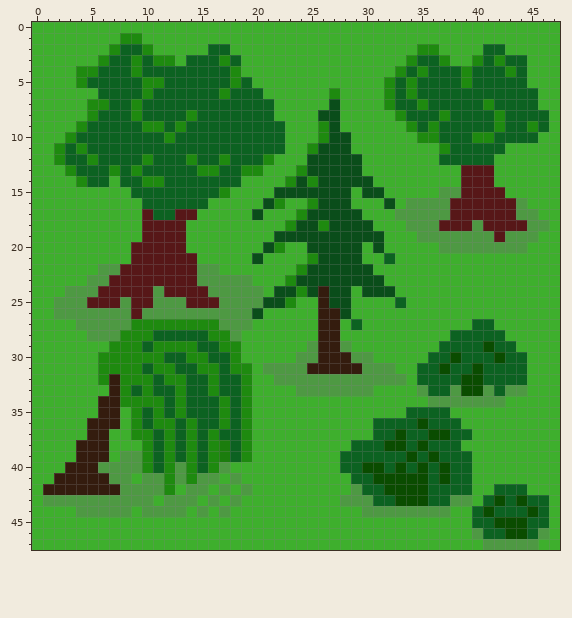
Two versions of one pixel-art sprite, fire/images/wald.png. Above: the version before the commit.
The file is 48x48 pixels.
The result:
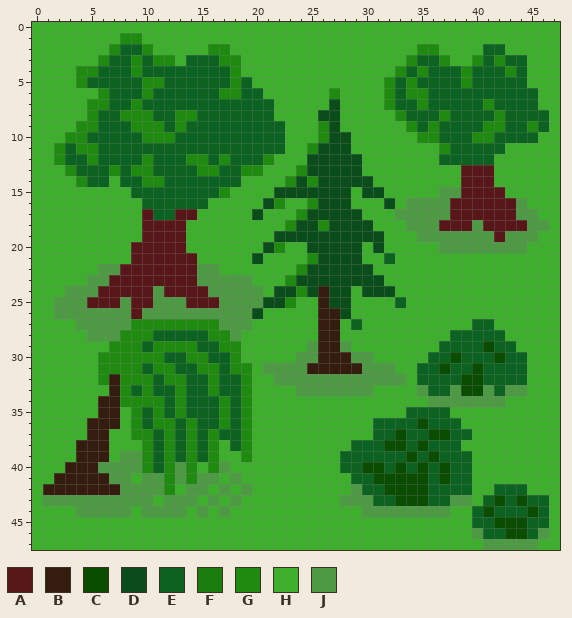
Palette (. is transparent): A #571718  B #341c0e  C #0a4c00  D #0a4d1a  E #0c6221  F #1b7d0d  G #1e8a0f  H #3eaf2d  J #4e9943
From old to new:
@@ x 0..47 @@
  1 HHHHHHHHGGHHHHHHHHHHHHHHHHHHHHHHHHHHHHHHHHHHHHHH
- 2 HHHHHHHGEEGHHHHHEEHHHHHHHHHHHHHHHHHGGHHHHEEHHHHH
- 3 HHHHHHGEEGEGGHEEEGEHHHHHHHHHHHHHHHGEEGHHGEGEEHHH
+ 2 HHHHHHHGEEGHHHHHGGHHHHHHHHHHHHHHHHHGGHHHHEEHHHHH
+ 3 HHHHHHGEEGEGGHEEEGGHHHHHHHHHHHHHHHGEEGHHGEGEEHHH
  4 HHHHGGEEEGEEEEEEEEGHHHHHHHHHHHHHHGEGEEEGEEEGEHHH
  5 HHHHGEEEEEGGEEEEEEGEHHHHHHHHHHHHGEGEEEEGEEEEEHHH
- 6 HHHHHHEEEEGEEEEEEGEEEHHHHHHGHHHHGEGEEEEEEEEEEEHH
+ 6 HHHHHHGEEEGEEEEEEGGEEHHHHHHGHHHHGEGGEEEEEEEEEEHH
  7 HHHHHGGEEGEEEEEEEEEEEEHHHHHDHHHHGEEGEEEEEGEEEEHH
- 8 HHHHHGEEEGEEEEGEEEEEEEHHHHDDHHHHHGEEEGEEEEGEEEEH
- 9 HHHHGEEEEEGGEGEEEEEEEEEHHHGDHHHHHHGEGEEEEEGEEGEH
-10 HHHGEEEEEEEEGEEEEEEEEEEHHHGDDHHHHHHGGEEEGGEEEEHH
-11 HHGEGEEEEEEEEEEEEEEEEEEHHGDDDHHHHHHHHGEEEEEHHHHH
-12 HHGEEGEEEEGEEEGEEGEEEGHHHDDDDDHHHHHHHEEEEEHHHHHH
-13 HHHGEEEGEGEEEEEGGEEGGHHHGDDDDDHHHHHHHHHAAAHHHHHH
+ 8 HHHHHGEEGGGEEGGEEEEEEEHHHHDDHHHHHGEEEGEEEEGEEEEH
+ 9 HHHHGGEEEGGGEGEEEEEEEEEHHHGDHHHHHHGEGEEEEGGEEGEH
+10 HHHGGEEEEEGGGEEEEEEEEEEHHHGDDHHHHHHGGEEEGGEEEEHH
+11 HHGEGGEEEEEEEEEEEEEEEEEHHGDDDHHHHHHHHGEEEEEHHHHH
+12 HHGEEGEEEEGEEEGGEGEEEGHHHDDDDDHHHHHHHEEEEEHHHHHH
+13 HHHGEEEGEGGEEEEGGEEGGHHHGDDDDDHHHHHHHHHAAAHHHHHH
 14 HHHHGEEHEEGGEEEEEEEHHHHGDGDDDDDHHHHHHHHAAAHHHHHH
@@ x 13..20 @@
 37 EGEGEEGH
-38 EGEGFEGH
-39 EGEGFEGH
-40 JGEGJHHH
+38 EGEGHEGH
+39 EGEGHHGH
+40 JGHGJHHH
 41 JGJJHJHH
Changed places in both pictures, as pixel boxes (x1, y1, x2, y2):
changed: (208, 44, 241, 99)
changed: (76, 88, 186, 176)
changed: (417, 88, 428, 99)
changed: (483, 121, 494, 132)
changed: (197, 154, 208, 165)
changed: (197, 440, 241, 473)
